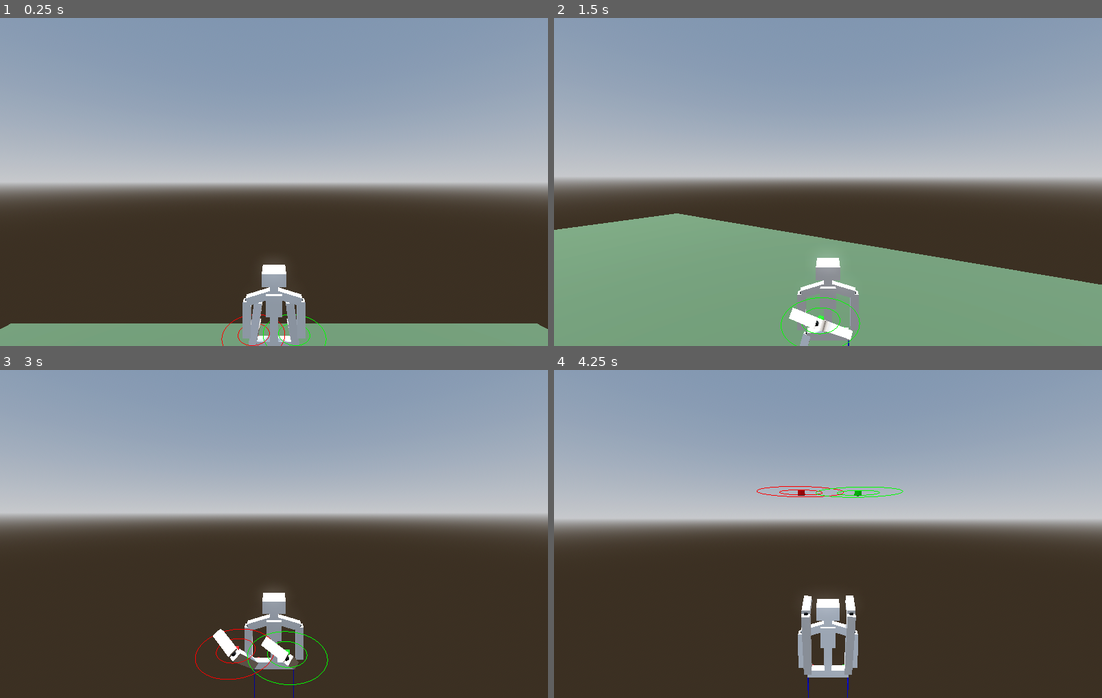
Above: before the commit, frames 1-4 (two rows, left to right).
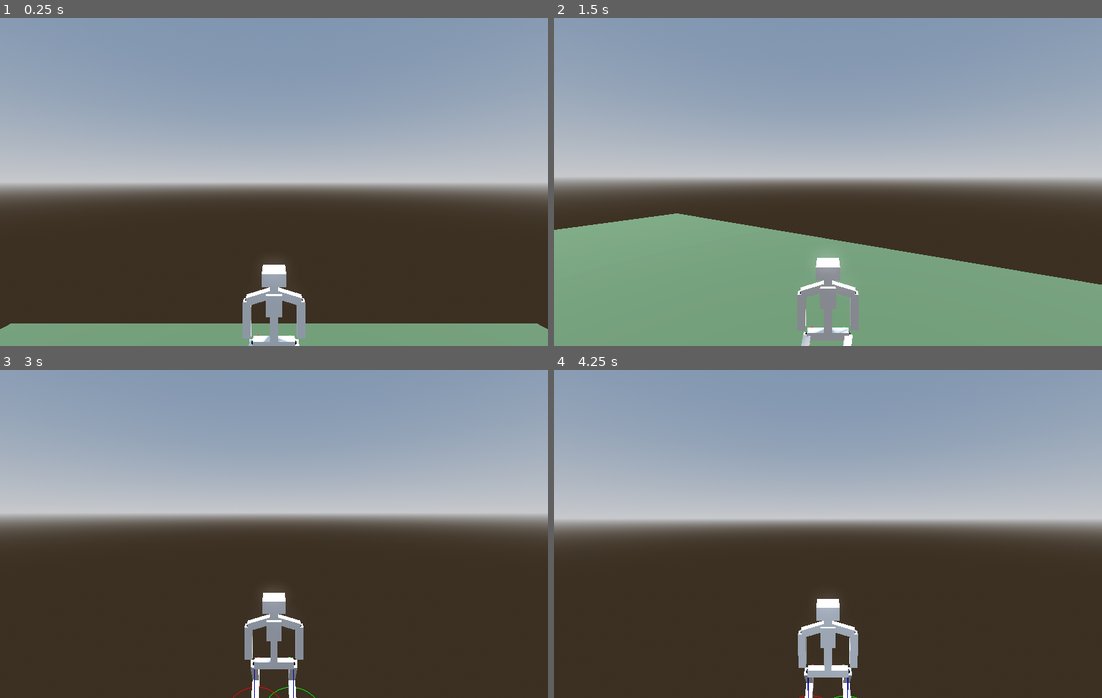
Above: after the commit, the same moments.

Repository: marcolatellafrias/character-parametric
Game: Godot game, scene res://Scenes/Demo.tscn
Two runs of this game, one before a commit and one after it. Both use one fixed random seed, a clock stepped at 60 frames per second and the inputs below.
Inputs (mouse positions are in pixels of both pictures, inside the frame that each line leads up to):
- Up to frame 1 (0.25 s): no input
- Up to frame 2 (1.5 s): move the mouse to (855, 182) at 0.52 s; hold E 0.53-1.28 s; hold W (move_forward) from 0.53 s (still down); tap Space (jump) at 0.77 s; move the mouse to (800, 182) at 1.27 s; tap Q at 1.35 s
- Up to frame 3 (3 s): keep holding W (move_forward); tap Space (jump) at 1.52 s; move the mouse to (284, 527) at 2.02 s; hold E 2.03-2.78 s; move the mouse to (268, 540) at 2.77 s; tap Q at 2.85 s
- Up to frame 4 (4.25 s): keep holding W (move_forward); tap Space (jump) at 3.02, 3.77 s; move the mouse to (866, 537) at 3.52 s; hold E from 3.53 s (still down)

The runs differ from the first frame. In frame 1, 0.5% of the frame differs, in the area x 40-60%, y 86-100%; in frame 2, 0.5%; in frame 3, 1.0%; in frame 4, 1.2%, in the area x 37-64%, y 35-100%.

Commit message:
Descripción del cambio (por ejemplo: agregar animación de salto)

Diff:
--- a/scripts/bone_instantiator.gd
+++ b/scripts/bone_instantiator.gd
@@ -331,34 +331,19 @@
 	return twist * align * rest_basis
 
 
-func update_ik_raycast(raycast: RayCast3D,next_target: Node3D,current_target: Node3D,upper_leg: CustomBone,lower_leg: CustomBone,pole: Node3D) -> Node3D:
+func update_ik_raycast (raycast: RayCast3D, next_target: Node3D, current_target: Node3D, upper_leg: CustomBone, lower_leg: CustomBone, pole: Node3D) -> Node3D:
 	raycast.force_raycast_update()
-	var want_step := false
-	var target_point := current_target.global_position
-
 	if raycast.is_colliding():
-		target_point = raycast.get_collision_point()
-		next_target.global_position = target_point
-
-		# Compare XZ-only distance against your threshold
-		var dxz := Vector2(target_point.x, target_point.z) - Vector2(current_target.global_position.x, current_target.global_position.z)
-		# If `step_radius_walk` is a radius (not squared), compare to its square:
-		# if dxz.length_squared() > step_radius_walk * step_radius_walk:
-		if dxz.length_squared() > step_radius_walk:
-			want_step = true
+		var collisionPoint : Vector3 = raycast.get_collision_point()
+		next_target.global_position = collisionPoint
+		var dist_traveled_xz := (Vector2(next_target.global_position.x,next_target.global_position.z) - Vector2(current_target.global_position.x,current_target.global_position.z) ).length_squared()
+		if(dist_traveled_xz>step_radius_walk):
+			var dist : float = current_target.global_position.distance_to(next_target.global_position)
+			var duration : float = clamp(dist / STEP_SPEED_MPS, 0.06, 0.25)
+			_tween_foot_to(current_target, current_target.global_position, collisionPoint, duration, STEP_HEIGHT)
 	else:
-		# No ground hit — move toward where we think the next target is
-		target_point = next_target.global_position
-		# Only step if there's actually some distance to cover
-		want_step = current_target.global_position.distance_to(target_point) > 0.001
-
-	# Trigger tween only when we actually want a step
-	if want_step:
-		var dist : float = current_target.global_position.distance_to(target_point)
-		# Convert distance to time; clamp so tiny/huge steps still feel good
-		var duration : float = clamp(dist / STEP_SPEED_MPS, 0.06, 0.25)
-		_tween_foot_to(current_target, current_target.global_position, target_point, duration, STEP_HEIGHT)
-	solve_leg_ik(upper_leg, lower_leg, current_target.global_position, pole.global_position)
+		_tween_foot_to(current_target, current_target.global_position, next_target.global_position, 0.0, STEP_HEIGHT)
+	solve_leg_ik(upper_leg,lower_leg,current_target.global_position,pole.global_position)
 	return current_target
 
 
